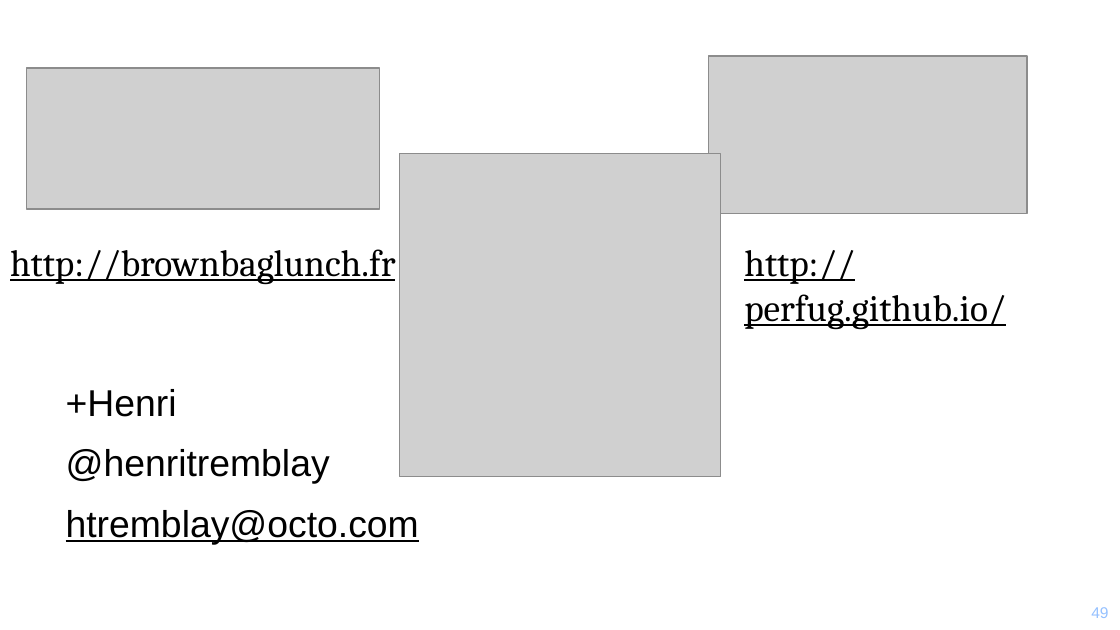
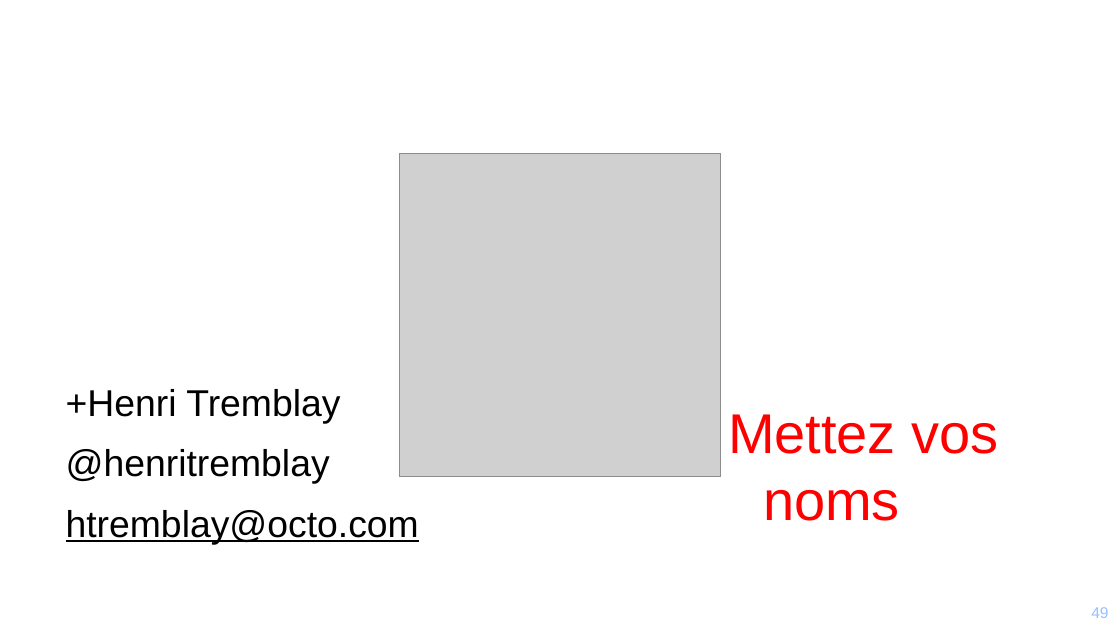
Before and after one commit to mikrob/perfuniversity, a slide deck: slide 49 of PerfUniversity.pptx. Drawn at 1120x630 pixels with LibreOffice and Linux fonts; fonts in the diff are those of the drawing; grey boxes stand for pictures; background and template pictures are left out. Boxes give left, top, right and bottom in pixels: in the first picture for what was removed or moved away, otherwise in the second. Text is boxed around its words. In the diff, an @@ line names an element or a change of style, - is before the commit and + after.

```diff
--- a/PerfUniversity.pptx
+++ b/PerfUniversity.pptx
@@ picture removed at (709,56,1027,213) @@
@@ picture removed at (27,68,380,209) @@
@@ text removed at (10,249,396,285) @@
-http://brownbaglunch.fr
@@ text removed at (744,250,1006,330) @@
-http://perfug.github.io/
@@ text at (66,389,340,423): text changed @@
-  +Henri
+  +Henri Tremblay
@@ text added at (728,414,998,521), 36 pt, text #FF0000 @@
+  Mettez vos noms
```
Also in this commit, not shown: 6 other slides changed, 1 slide added, 1 slide removed.
